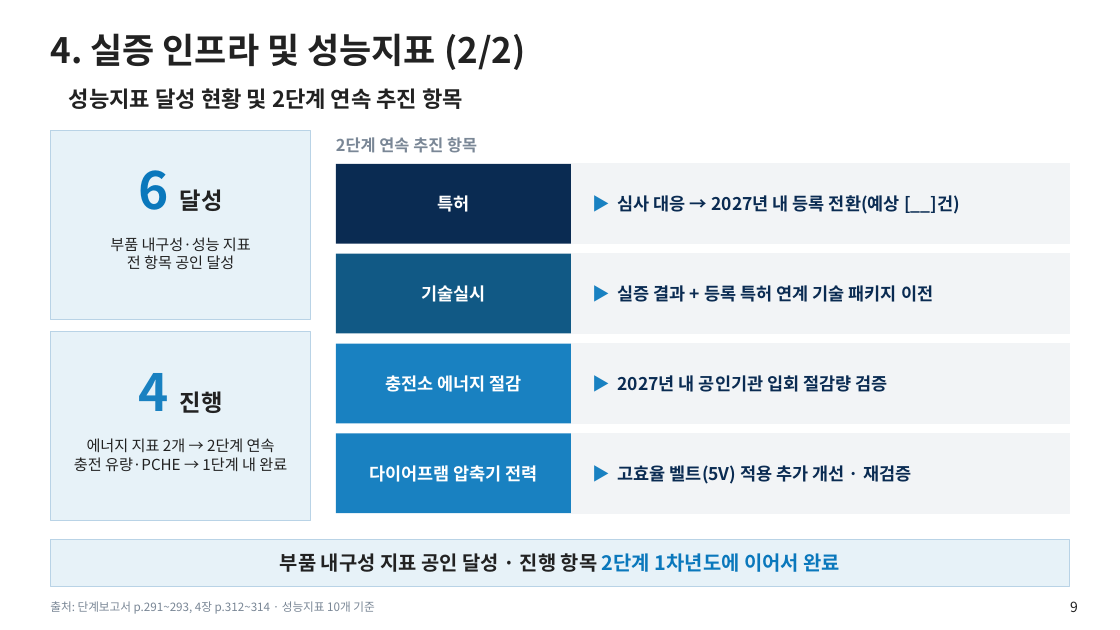
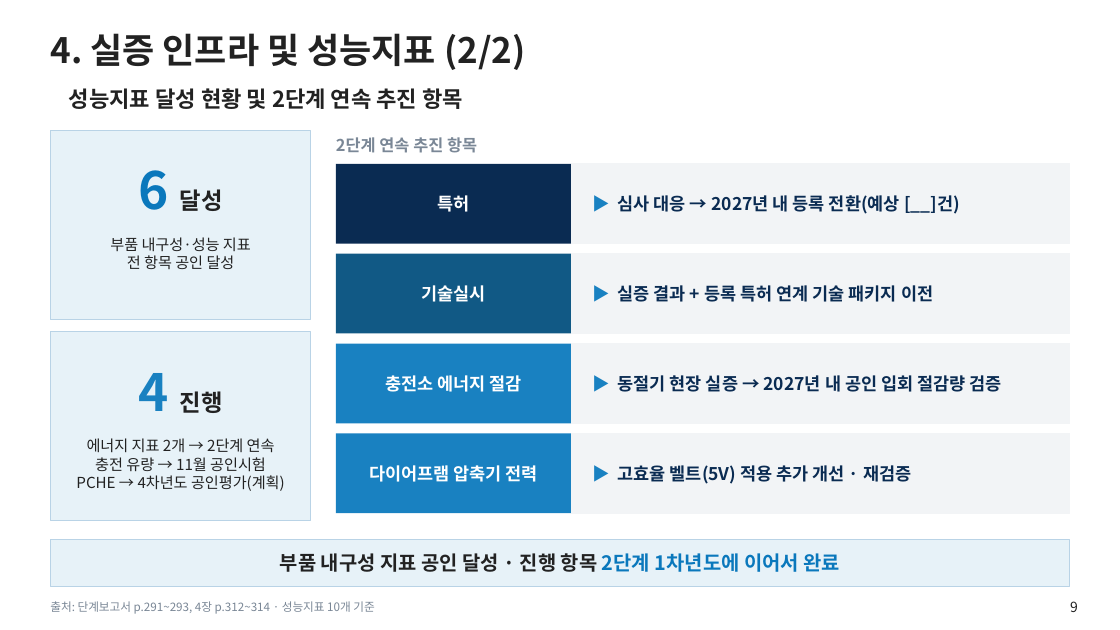
Before and after one commit to jungdw180-debug/h2, a slide deck: slide 9 of slides/1단계_단계평가_현장평가판.pptx. Drawn at 1120x630 pixels with LibreOffice and Linux fonts; fonts in the diff are those of the drawing; background and template pictures are left out. Boxes give left, top, right and bottom in pixels: in the first picture for what was removed or moved away, otherwise in the second. Text is boxed around its words. In the diff, an @@ line names an element or a change of style, - is before the commit and + after.

```diff
--- a/slides/1단계_단계평가_현장평가판.pptx
+++ b/slides/1단계_단계평가_현장평가판.pptx
@@ text at [618,375,1002,392]: text changed @@
-▶ 2027년 내 공인기관 입회 절감량 검증
+▶ 동절기 현장 실증 → 2027년 내 공인 입회 절감량 검증
@@ text at [76,457,285,491]: text changed @@
-충전 유량·PCHE → 1단계 내 완료
+충전 유량 → 11월 공인시험
+PCHE → 4차년도 공인평가(계획)
```
Also in this commit, not shown: 3 other slides changed, 9 other files.
